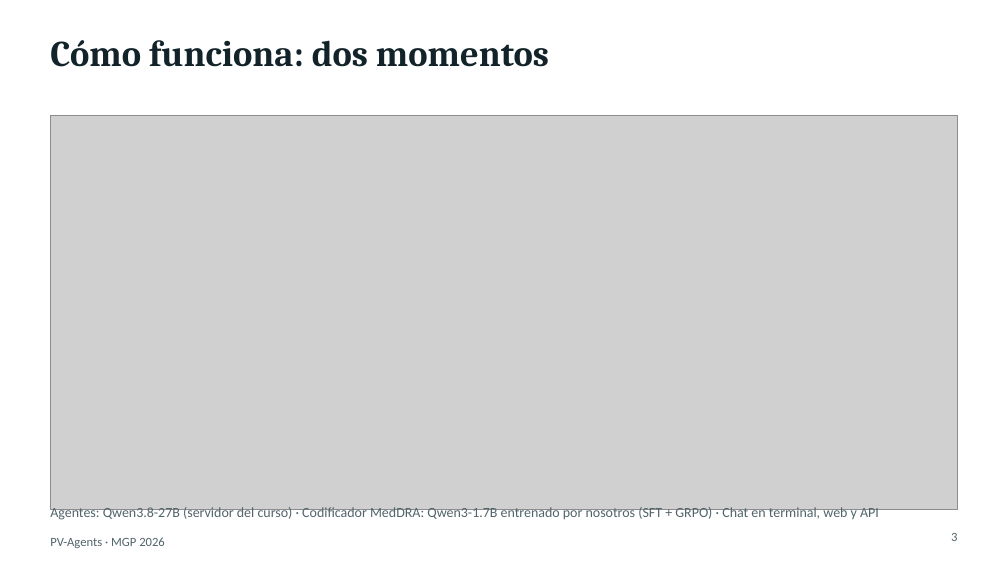
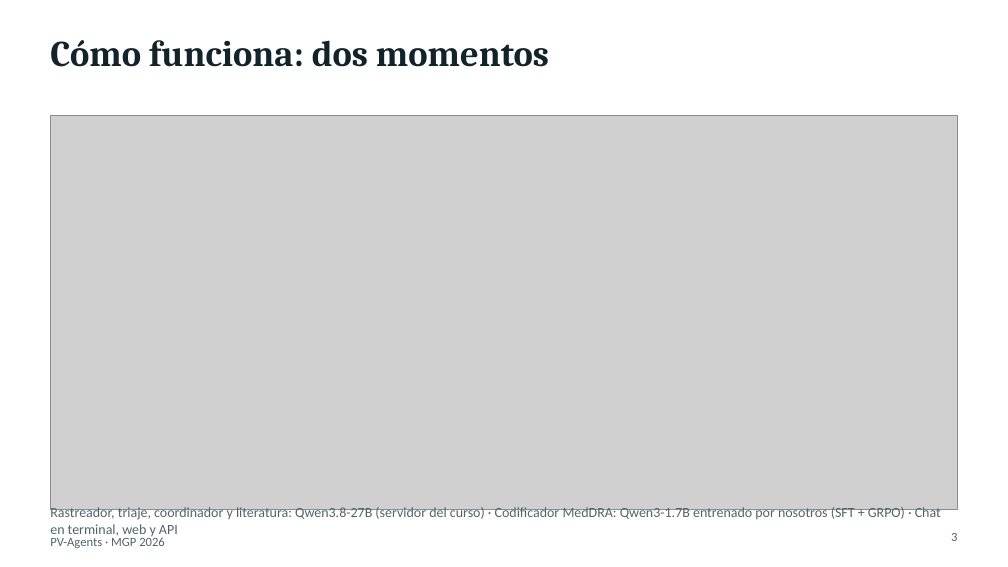
Before and after one commit to MarioAlonsoAlonso/pv-agents, a slide deck: slide 3 of docs/presentacion_pv_agents.pptx. Drawn at 1008x567 pixels with LibreOffice and Linux fonts; fonts in the diff are those of the drawing; grey boxes stand for pictures. Boxes give left, top, right and bottom in pixels: in the first picture for what was removed or moved away, otherwise in the second. Text is boxed around its words. In the diff, an @@ line names an element or a change of style, - is before the commit and + after.

```diff
--- a/docs/presentacion_pv_agents.pptx
+++ b/docs/presentacion_pv_agents.pptx
@@ text at box(50, 506, 941, 538): text changed @@
-Agentes: Qwen3.8-27B (servidor del curso) · Codificador MedDRA: Qwen3-1.7B entrenado por nosotros (SFT + GRPO) · Chat en terminal, web y API
+Rastreador, triaje, coordinador y literatura: Qwen3.8-27B (servidor del curso) · Codificador MedDRA: Qwen3-1.7B entrenado por nosotros (SFT + GRPO) · Chat en terminal, web y API
```
Also in this commit, not shown: 3 other files.
